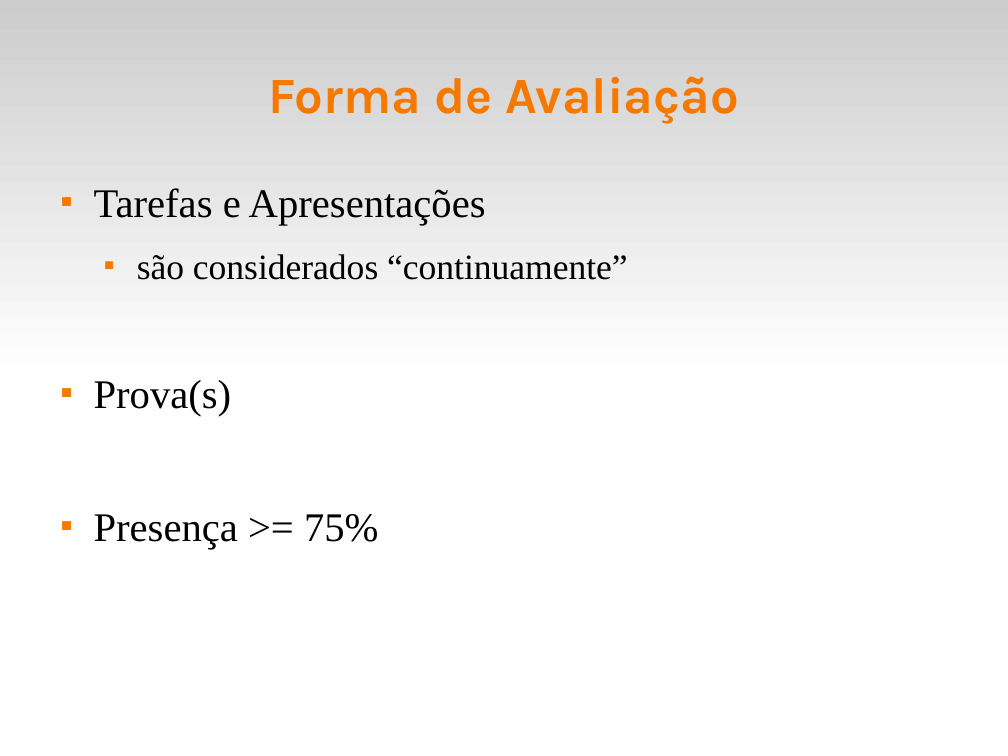
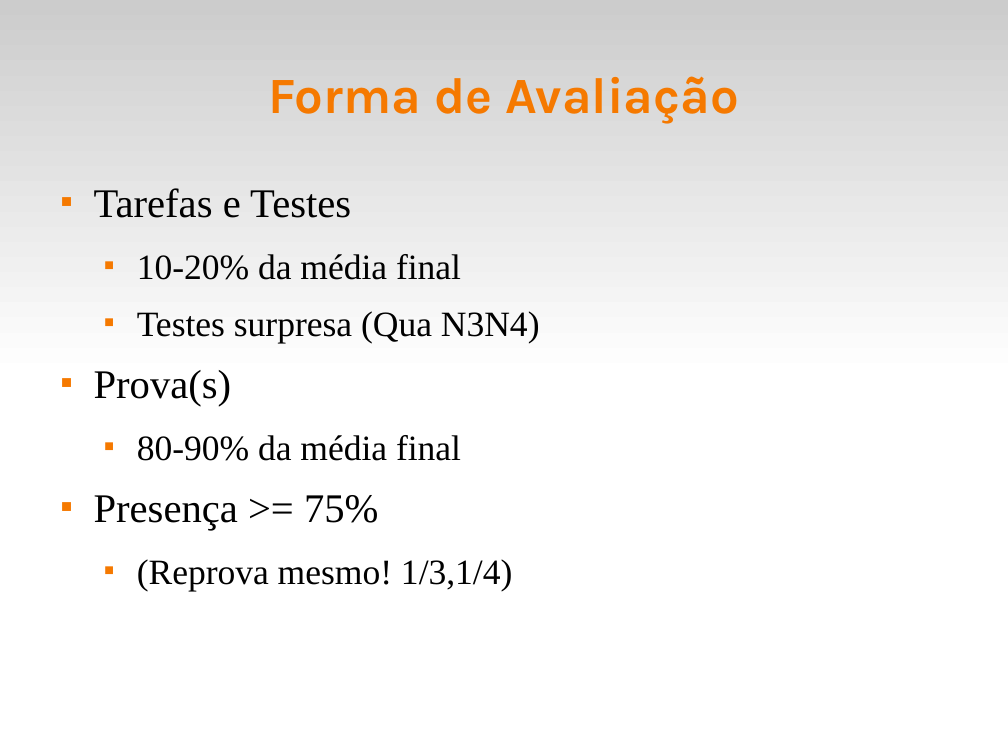
Before and after one commit to fsantanna-uerj/EDL, a slide deck: slide 3 of slides/edl-00.odp. Drawn at 1008x756 pixels with LibreOffice and Linux fonts; fonts in the diff are those of the drawing. Boxes give left, top, right and bottom in pixels: in the first picture for what was removed or moved away, otherwise in the second. Text is boxed around its words. In the diff, an @@ line names an element or a change of style, - is before the commit and + after.

```diff
--- a/slides/edl-00.odp
+++ b/slides/edl-00.odp
@@ text at box(94, 188, 540, 343): text changed @@
-■ Tarefas e Apresentações
-  ■ são considerados “continuamente”
+■ Tarefas e Testes
+  ■ 10-20% da média final
+  ■ Testes surpresa (Qua N3N4)
@@ text at box(137, 435, 461, 461): paragraph added @@
+  ■ 80-90% da média final
@@ text at box(137, 559, 512, 590): paragraph added @@
+  ■ (Reprova mesmo! 1/3,1/4)
```
Also in this commit, not shown: 5 other slides changed, 1 slide added, 3 other files.
